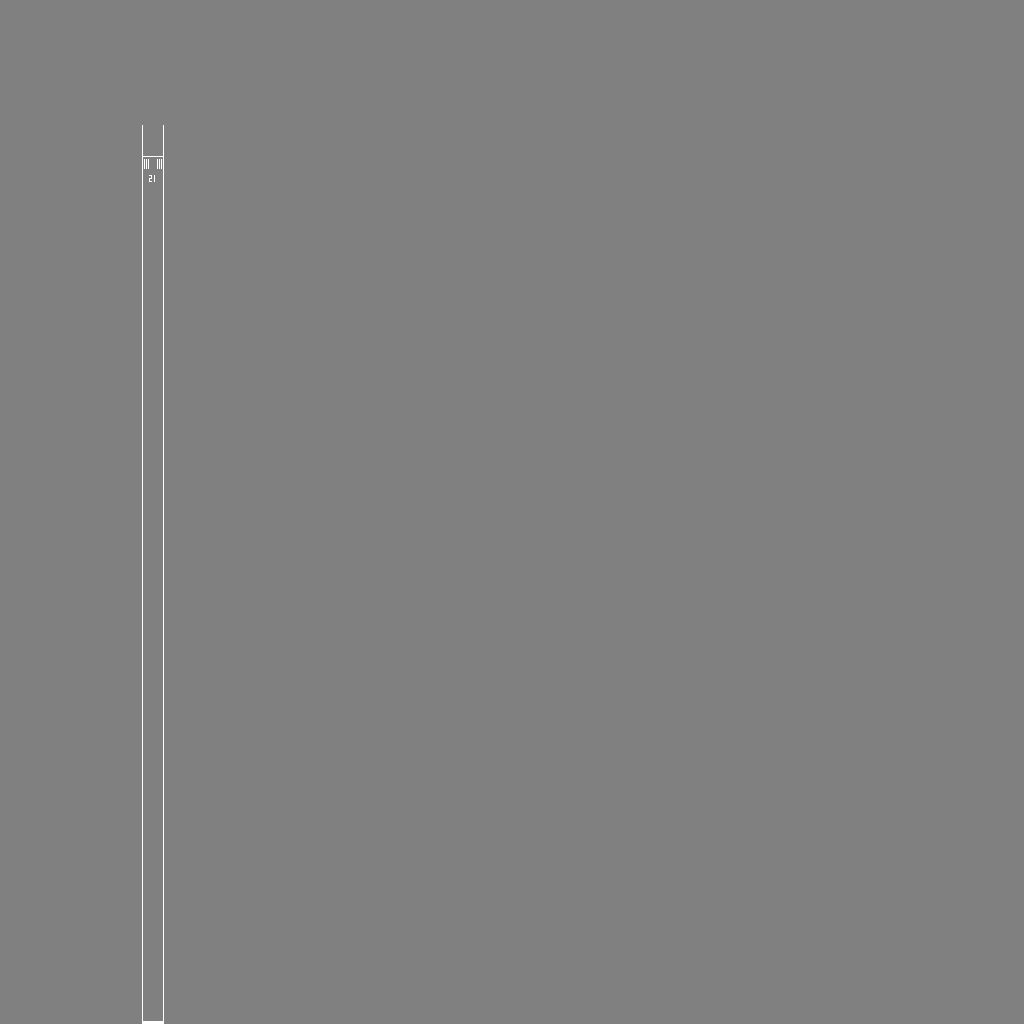
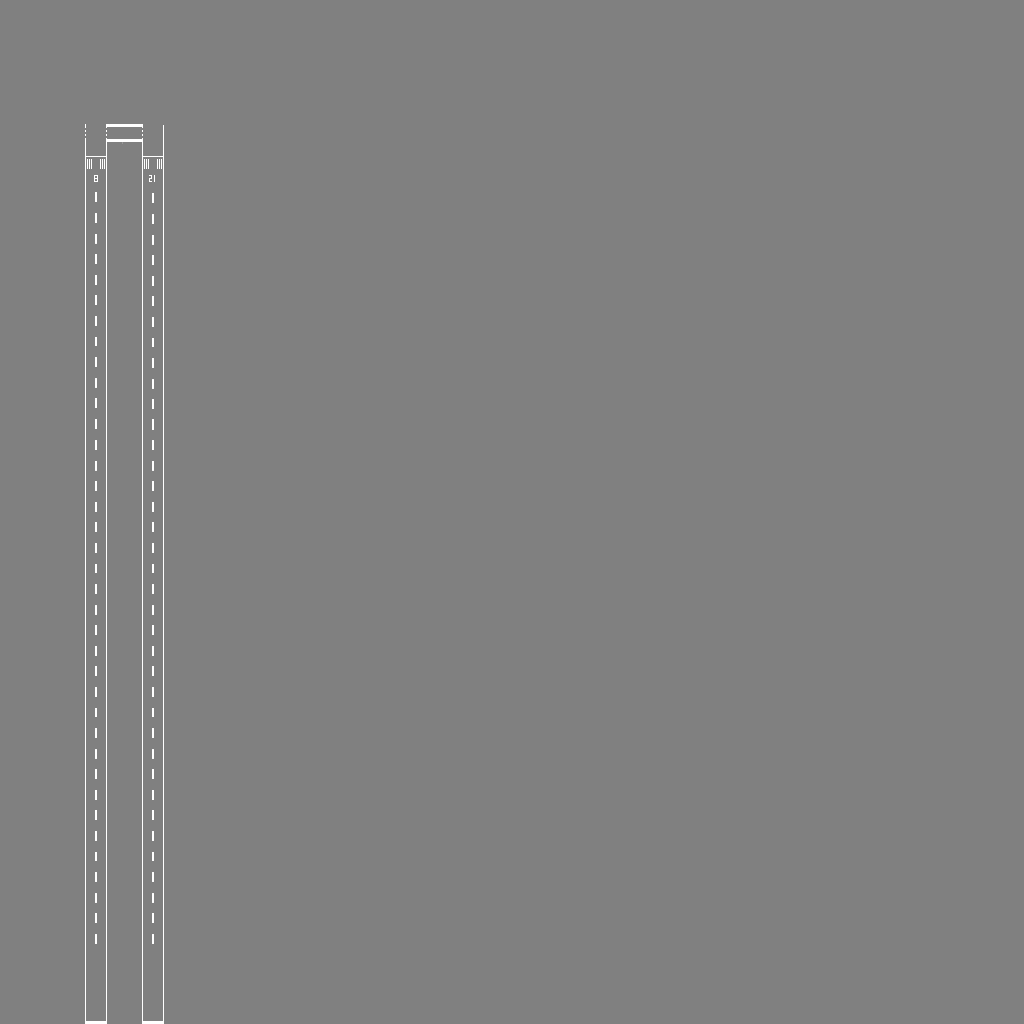
The second 1024 x 1024 image is a revision of the first. Changes to its layers:
painted on "Texture.png" over left=85, top=124, right=154, bottom=1024
